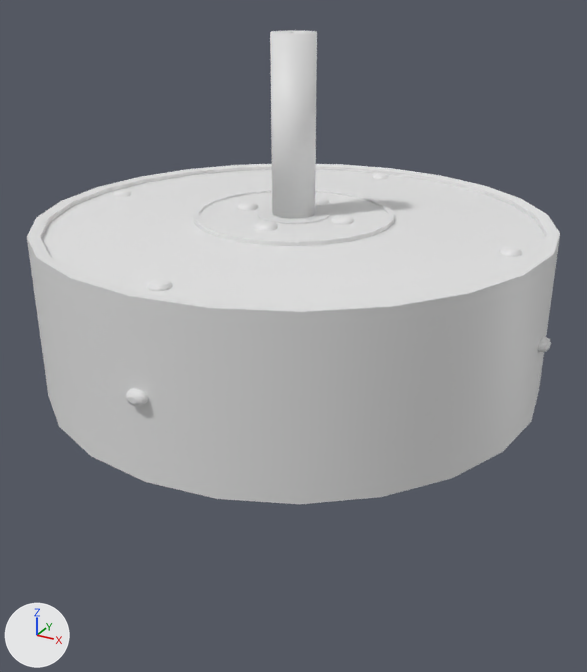
The FBX model HS-303/Intelsat II.fbx, before and after one commit.
Rendered twice from a 50 mm lens placed at (0.656, -1.192, 0.583), pointed at (0.016, -0.03, 0.002). Arrows for +X, +Y and +Z are at lower left; the lights stay in place. Materials are left out; every surface is plain grey. Where no turn or scale is listed for an object, it has been applied to the vertices.

The first picture shows 'Antenna', 'Body'.
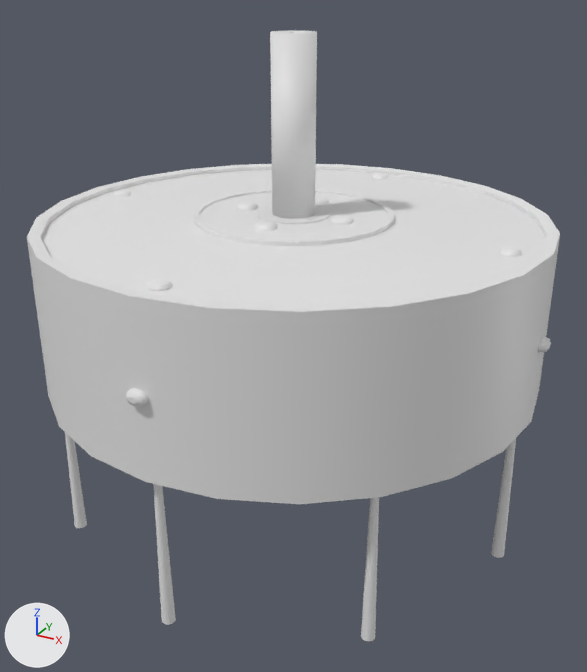
Pixel boxes (x1, y1, x2, y2) of what changed, in the pictures (587 x 672 px):
'Cylinder.008', moved (not visible before)
    after: (361, 497, 379, 641)
'Cylinder.004', moved (not visible before)
    after: (153, 484, 176, 625)
'Cylinder.005', moved (not visible before)
    after: (491, 438, 516, 558)
'Cylinder.009', moved (not visible before)
    after: (65, 432, 87, 528)

The change in detail:
Object 'Cylinder.004' (ob_cylinder_004) moves from (0.0, 0.0, 0.066) to (0.0, -0.41, -0.059).
Object 'Cylinder.009' (ob_cylinder_009) moves from (0.0, 0.0, 0.066) to (-0.291, -0.291, -0.059).
Object 'Cylinder.005' (ob_cylinder_005) moves from (0.0, 0.0, -0.192) to (0.417, 0.0, -0.382).
Object 'Cylinder.008' (ob_cylinder_008) moves from (0.0, 0.0, 0.066) to (0.291, -0.291, -0.059).
